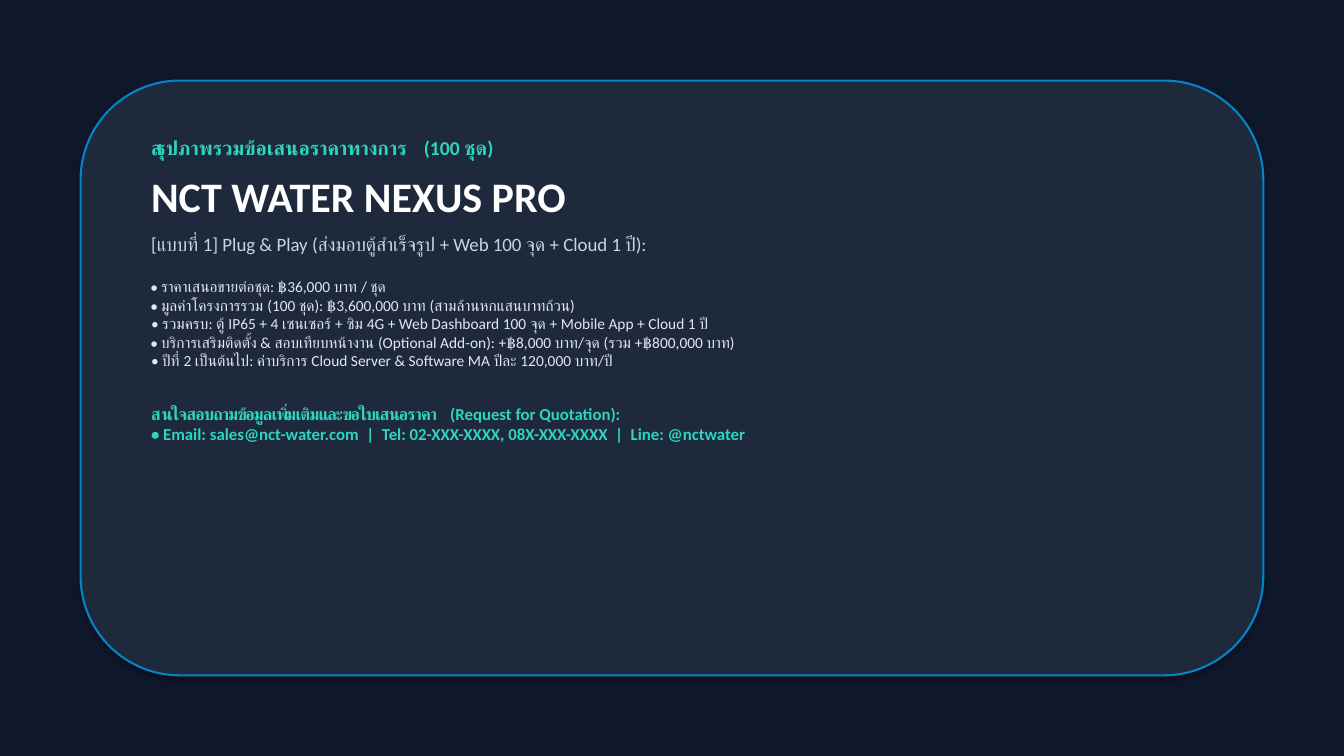
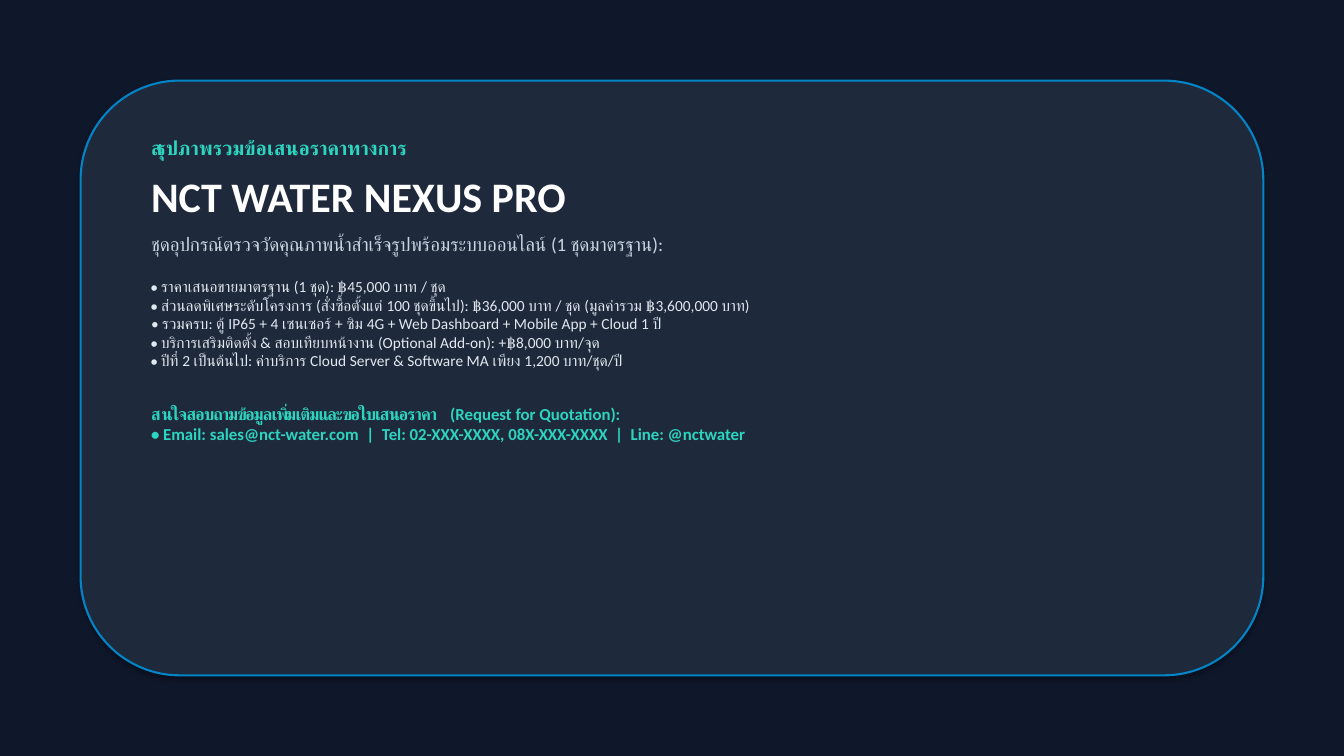
Before and after one commit to WoobWarb/nct-water-nexus, a slide deck: slide 8 of NCT_Water_Nexus_Report_and_Pricing.pptx. Drawn at 1344x756 pixels with LibreOffice and Linux fonts; fonts in the diff are those of the drawing. Boxes give left, top, right and bottom in pixels: in the first picture for what was removed or moved away, otherwise in the second. Text is boxed around its words. In the diff, an @@ line names an element or a change of style, - is before the commit and + after.

```diff
--- a/NCT_Water_Nexus_Report_and_Pricing.pptx
+++ b/NCT_Water_Nexus_Report_and_Pricing.pptx
@@ text at (x1=151, y1=140, x2=407, y2=161): text changed @@
-💧 สรุปภาพรวมข้อเสนอราคาทางการ (100 ชุด)
+💧 สรุปภาพรวมข้อเสนอราคาทางการ
@@ text at (x1=151, y1=236, x2=750, y2=371): text changed @@
-[แบบที่ 1] Plug & Play (ส่งมอบตู้สำเร็จรูป + Web 100 จุด + Cloud 1 ปี):
-• ราคาเสนอขายต่อชุด: ฿36,000 บาท / ชุด
-• มูลค่าโครงการรวม (100 ชุด): ฿3,600,000 บาท (สามล้านหกแสนบาทถ้วน)
-• รวมครบ: ตู้ IP65 + 4 เซนเซอร์ + ซิม 4G + Web Dashboard 100 จุด + Mobile App + Cloud 1 ปี
-• บริการเสริมติดตั้ง & สอบเทียบหน้างาน (Optional Add-on): +฿8,000 บาท/จุด (รวม +฿800,000 บาท)
-• ปีที่ 2 เป็นต้นไป: ค่าบริการ Cloud Server & Software MA ปีละ 120,000 บาท/ปี
+ชุดอุปกรณ์ตรวจวัดคุณภาพน้ำสำเร็จรูปพร้อมระบบออนไลน์ (1 ชุดมาตรฐาน):
+• ราคาเสนอขายมาตรฐาน (1 ชุด): ฿45,000 บาท / ชุด
+• ส่วนลดพิเศษระดับโครงการ (สั่งซื้อตั้งแต่ 100 ชุดขึ้นไป): ฿36,000 บาท / ชุด (มูลค่ารวม ฿3,600,000 บาท)
+• รวมครบ: ตู้ IP65 + 4 เซนเซอร์ + ซิม 4G + Web Dashboard + Mobile App + Cloud 1 ปี
+• บริการเสริมติดตั้ง & สอบเทียบหน้างาน (Optional Add-on): +฿8,000 บาท/จุด
+• ปีที่ 2 เป็นต้นไป: ค่าบริการ Cloud Server & Software MA เพียง 1,200 บาท/ชุด/ปี
```
Also in this commit, not shown: 7 other slides changed, 9 other files.
